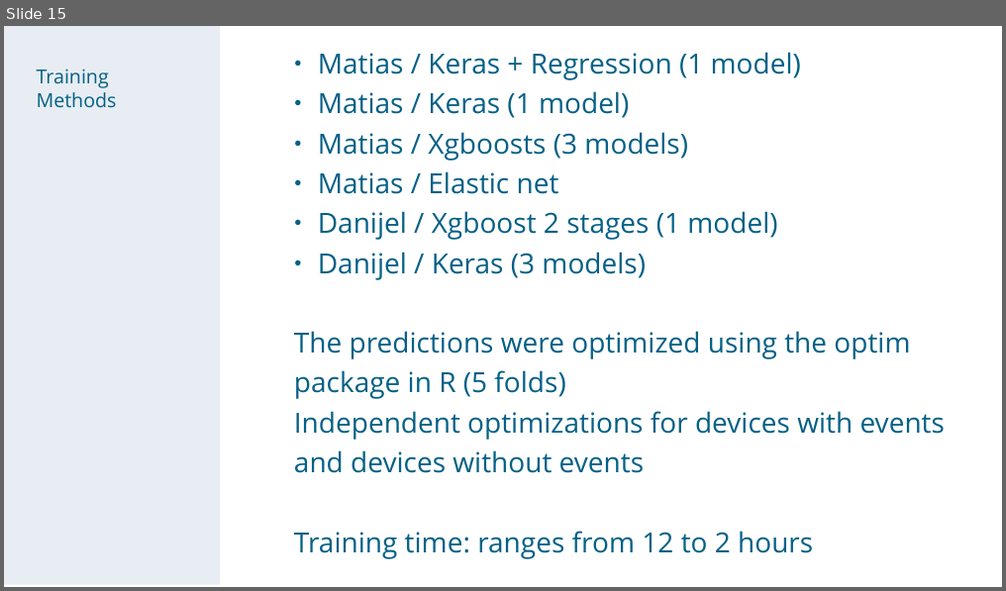
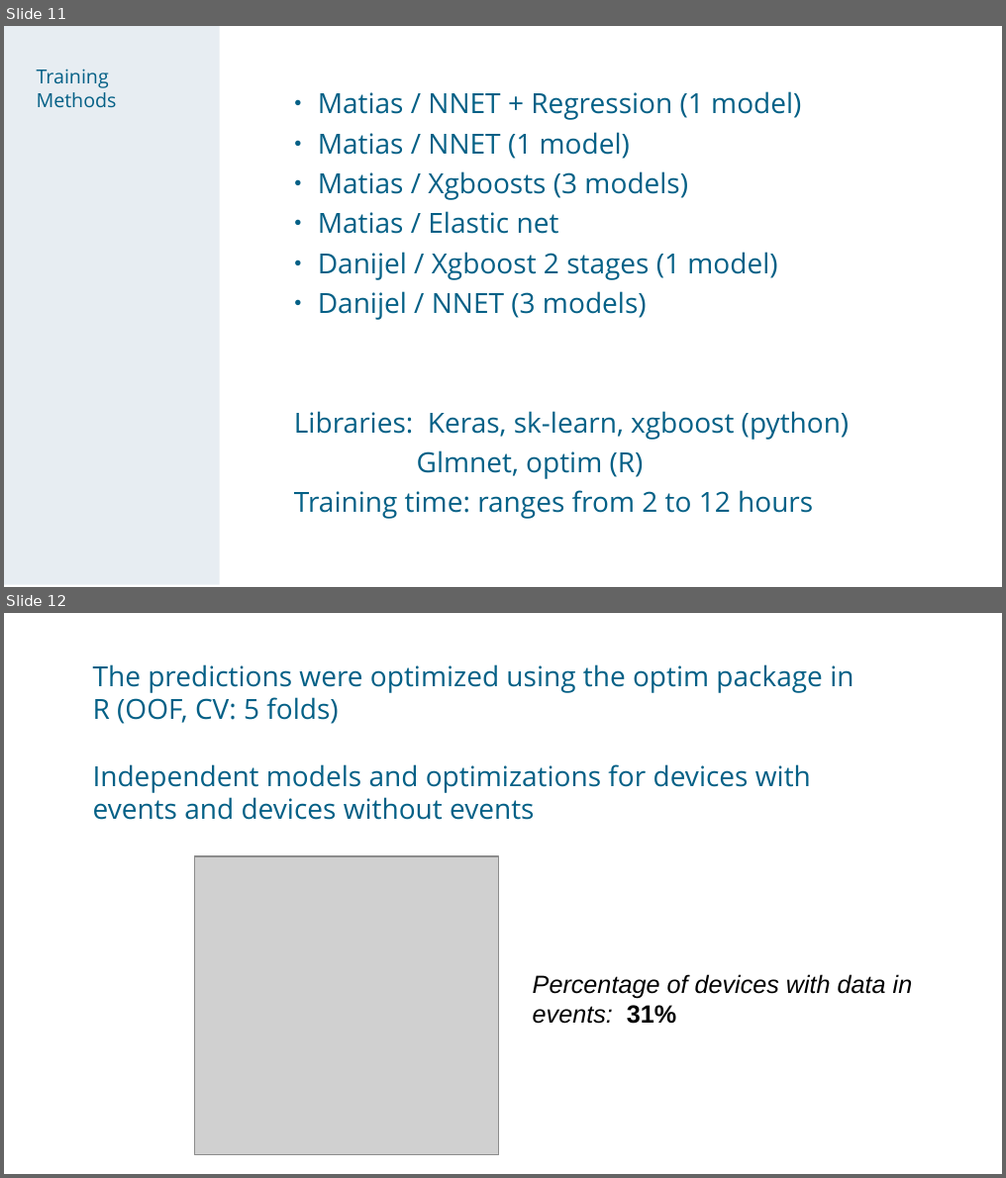
Before and after one commit to chechir/talking_data, a slide deck: brussels/deck_overview_detail.odp. Shown one above the other, each under a label of ours: slide 15 before the commit, slides 11 and 12 after it. The pictures are 1006x591 and 1006x1178 pixels, drawn with LibreOffice and Linux fonts; fonts in the diff are those of the drawing; grey boxes stand for pictures. Boxes give left, top, right and bottom in pixels: in the first picture for what was removed or moved away, otherwise in the second. Text is boxed around its words. In the diff, an @@ line names an element or a change of style, - is before the commit and + after.

```diff
--- a/brussels/deck_overview_detail.odp
+++ b/brussels/deck_overview_detail.odp
@@ slide 12 added at (x1=4, y1=613, x2=1002, y2=1174), background #FFFFFF @@
@@ text added at (x1=93, y1=664, x2=853, y2=820), 20 pt, text #046086 @@
+The predictions were optimized using the optim package in R (OOF, CV: 5 folds)
+Independent models and optimizations for devices with events and devices without events
@@ picture added at (x1=195, y1=857, x2=499, y2=1155) @@
@@ text added at (x1=533, y1=974, x2=913, y2=1024), 18 pt, text #000000, italic @@
+Percentage of devices with data in events: 31%
@@ what was slide 15 is now slide 11 @@
@@ slide 11 changed as well @@
@@ text at (x1=318, y1=91, x2=801, y2=159): text changed @@
-● Matias / Keras + Regression (1 model)
-● Matias / Keras (1 model)
+● Matias / NNET + Regression (1 model)
+● Matias / NNET (1 model)
@@ text at (x1=294, y1=291, x2=848, y2=519): text changed @@
-● Danijel / Keras (3 models)
-The predictions were optimized using the optim package in R (5 folds)
-Independent optimizations for devices with events and devices without events
-Training time: ranges from 12 to 2 hours
+● Danijel / NNET (3 models)
+Libraries: Keras, sk-learn, xgboost (python)
+Glmnet, optim (R)
+Training time: ranges from 2 to 12 hours
```
Also in this commit, not shown: 7 other slides changed, 2 other slides added, 5 slides removed, 1 other file.
